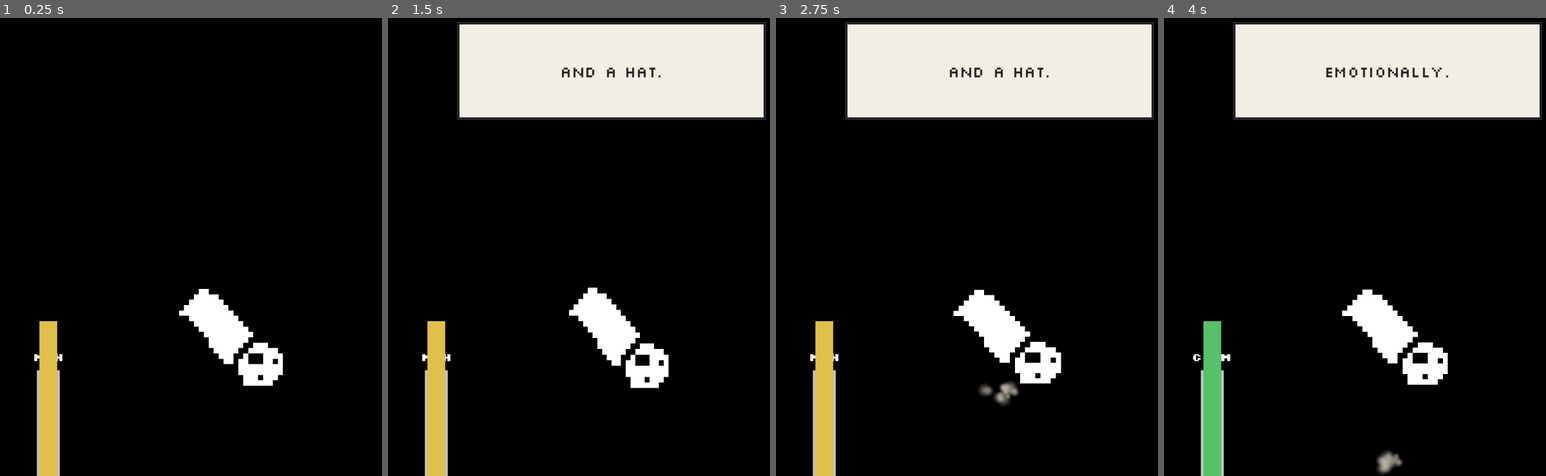
Above: before the commit, frames 1-4 (left to right).
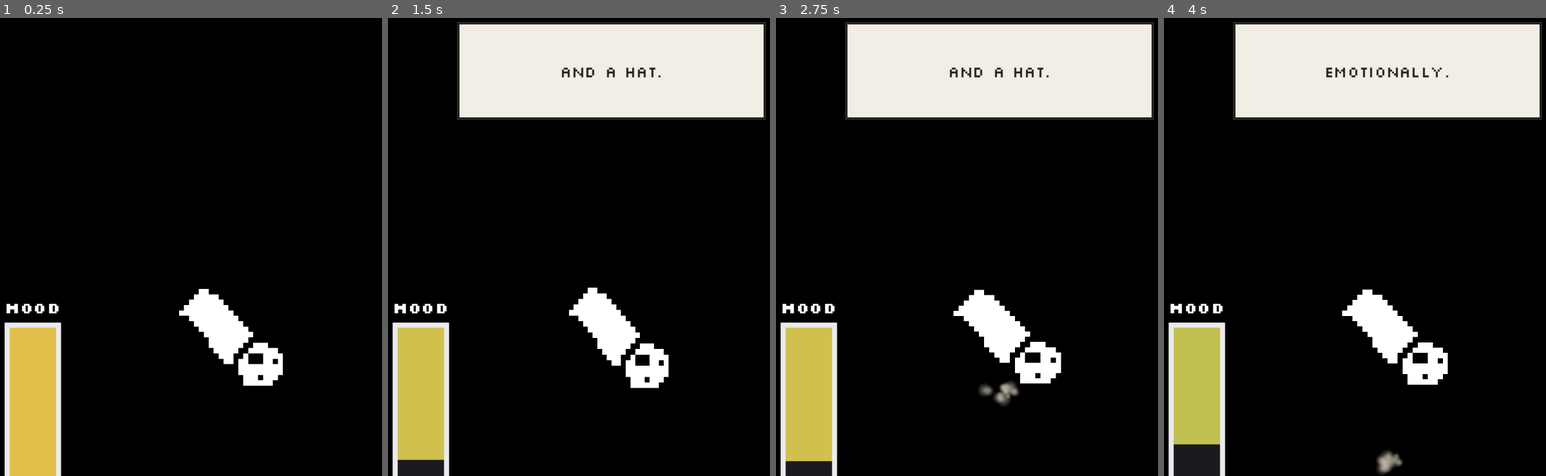
Above: after the commit, the same moments.

Repository: veroteknic/the-useless-fuck
Game: Godot game, scene res://main.tscn
Two runs of this game, one before a commit and one after it. Both use one fixed random seed, a clock stepped at 60 frames per second and the inputs below.
Inputs (mouse positions are in pixels of both pictures, inside the frame that each line leads up to):
- Up to frame 1 (0.25 s): no input
- Up to frame 2 (1.5 s): tap Enter at 0.5 s; drag from (613, 320) to (663, 141) at 0.52 s; drag from (510, 265) to (586, 338) at 1.27 s
- Up to frame 3 (2.75 s): move the mouse to (1051, 141) at 2.02 s; click (1051, 141) at 2.17 s
- Up to frame 4 (4 s): drag from (1362, 338) to (1232, 173) at 2.77 s; move the mouse to (1542, 315) at 3.52 s; click (1542, 315) at 3.67 s

The runs differ from the first frame. In frame 1, 3.8% of the frame differs, in the area x 1-17%, y 62-100%; in frame 2, 3.9%; in frame 3, 3.9%; in frame 4, 5.2%, in the area x 1-18%, y 62-100%.

Commit message:
restyle mood meter as chunky top-down drain

Diff:
--- a/main.gd
+++ b/main.gd
@@ -30,8 +30,8 @@
 const POPIN_MAX_SIZE := Vector2(220, 180)
 const POPIN_VISIBLE_TIME := 2.6
 const POPIN_FADE_TIME := 0.5
-const MOOD_METER_SIZE := Vector2i(120, 240)
-const MOOD_BAR_SIZE := Vector2(18.0, 180.0)
+const MOOD_METER_SIZE := Vector2i(96, 300)
+const MOOD_BAR_SIZE := Vector2(44.0, 240.0)
 
 @export var gravity := 1600.0
 @export var bounce := 0.55
@@ -161,6 +161,7 @@
 var mood_panel: PanelContainer
 var mood_fill: ColorRect
 var mood_label: Label
+var mood_tier_label: Label
 
 # Kept as files in user:// because inline PowerShell here-strings lose their
 # quotes when passed through OS.execute's argument list on Windows.
@@ -424,7 +425,7 @@
 
 	mood_label = Label.new()
 	mood_label.text = "mood"
-	PixelUIScript.apply(mood_label, 9, true)
+	PixelUIScript.apply(mood_label, 12, true)
 	mood_label.horizontal_alignment = HORIZONTAL_ALIGNMENT_CENTER
 	mood_label.mouse_filter = Control.MOUSE_FILTER_IGNORE
 	layout.add_child(mood_label)
@@ -435,29 +436,37 @@
 	mood_panel.mouse_filter = Control.MOUSE_FILTER_IGNORE
 
 	var style := StyleBoxFlat.new()
-	style.bg_color = Color(0.05, 0.05, 0.06, 0.9)
-	style.set_border_width_all(2)
-	style.border_color = Color(0.85, 0.85, 0.85, 0.95)
+	style.bg_color = Color(0.04, 0.04, 0.05, 0.95)
+	style.set_border_width_all(4)
+	style.border_color = Color(0.92, 0.92, 0.92, 1.0)
 	mood_panel.add_theme_stylebox_override("panel", style)
 	layout.add_child(mood_panel)
 
 	var background := ColorRect.new()
-	background.color = Color(0.12, 0.12, 0.14, 1.0)
+	background.color = Color(0.10, 0.10, 0.12, 1.0)
 	background.mouse_filter = Control.MOUSE_FILTER_IGNORE
 	background.set_anchors_and_offsets_preset(Control.PRESET_FULL_RECT)
 	mood_panel.add_child(background)
 
+	# Top-anchored fill: full red at maximum, draining downward toward green.
 	mood_fill = ColorRect.new()
 	mood_fill.mouse_filter = Control.MOUSE_FILTER_IGNORE
 	mood_fill.anchor_left = 0.0
-	mood_fill.anchor_top = 1.0
+	mood_fill.anchor_top = 0.0
 	mood_fill.anchor_right = 1.0
-	mood_fill.anchor_bottom = 1.0
-	mood_fill.offset_left = 2.0
-	mood_fill.offset_right = -2.0
-	mood_fill.offset_top = -MOOD_BAR_SIZE.y
-	mood_fill.offset_bottom = -2.0
+	mood_fill.anchor_bottom = 0.0
+	mood_fill.offset_left = 4.0
+	mood_fill.offset_right = -4.0
+	mood_fill.offset_top = 4.0
+	mood_fill.offset_bottom = 4.0
 	mood_panel.add_child(mood_fill)
+
+	mood_tier_label = Label.new()
+	mood_tier_label.text = "meh"
+	PixelUIScript.apply(mood_tier_label, 9, true)
+	mood_tier_label.horizontal_alignment = HORIZONTAL_ALIGNMENT_CENTER
+	mood_tier_label.mouse_filter = Control.MOUSE_FILTER_IGNORE
+	layout.add_child(mood_tier_label)
 
 
 func _on_mood_window_ready() -> void:
@@ -511,19 +520,25 @@
 	_position_mood_meter()
 
 	var mood := clampf(float(behavior_director.get("mood")), -1.0, 1.0)
-	if mood_label != null:
-		mood_label.text = str(behavior_director.call("get_mood_tier"))
-
-	var fill_height := MOOD_BAR_SIZE.y - 4.0
-	mood_fill.offset_top = -fill_height * clampf((mood + 1.0) * 0.5, 0.0, 1.0)
-
-	# Calm is green, curious is yellow, and high rambunctiousness is red.
-	if mood <= -0.2:
-		mood_fill.color = Color("#55c26a")
-	elif mood < 0.55:
-		mood_fill.color = Color("#e0c04a")
+	var tier := str(behavior_director.call("get_mood_tier"))
+
+	if mood_tier_label != null:
+		mood_tier_label.text = "wild!" if tier == "rambunctious" else tier
+
+	# The whole bar is red when worked up, then drains downward toward green.
+	var fraction := clampf((mood + 1.0) * 0.5, 0.0, 1.0)
+	var fill_height := MOOD_BAR_SIZE.y - 8.0
+	mood_fill.offset_top = 4.0
+	mood_fill.offset_bottom = 4.0 + fill_height * fraction
+
+	var calm := Color("#55c26a")
+	var warm := Color("#e0c04a")
+	var hot := Color("#e0524a")
+
+	if fraction <= 0.5:
+		mood_fill.color = calm.lerp(warm, fraction * 2.0)
 	else:
-		mood_fill.color = Color("#e0524a")
+		mood_fill.color = warm.lerp(hot, (fraction - 0.5) * 2.0)
 
 
 func update_popin(delta: float) -> void:
Not shown, changed: CHANGELOG.md
